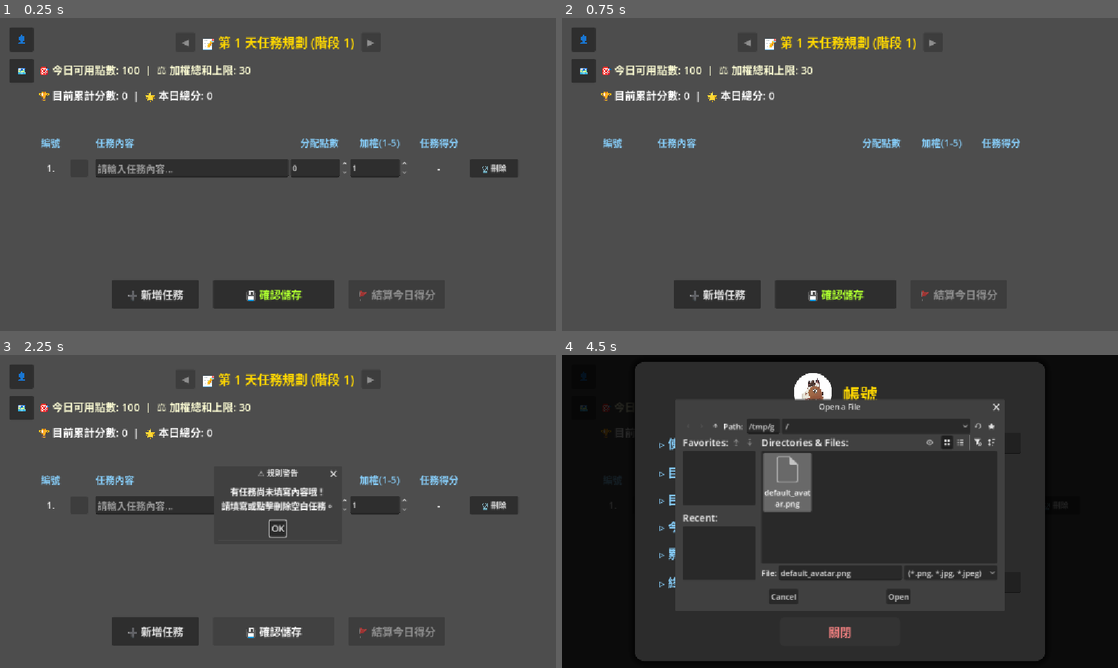
Above: before the commit, frames 1-4 (two rows, left to right).
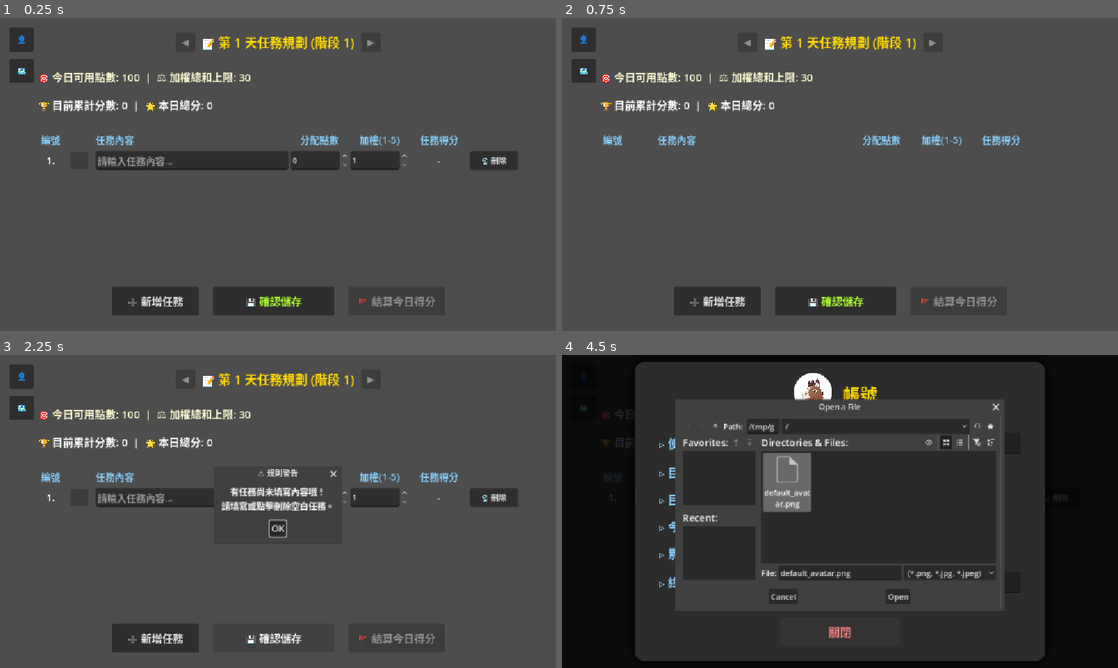
Above: after the commit, the same moments.

Repository: mirloss695/todo-monopoly
Game: Godot game, scene res://main.tscn
Two runs of this game, one before a commit and one after it. Both use one fixed random seed, a clock stepped at 60 frames per second and the inputs below.
Inputs (mouse positions are in pixels of both pictures, inside the frame that each line leads up to):
- Up to frame 1 (0.25 s): no input
- Up to frame 2 (0.75 s): click "🗑️ 刪除" at 0.5 s
- Up to frame 3 (2.25 s): click "➕ 新增任務" at 1.25 s; click "💾 確認儲存" at 2 s
- Up to frame 4 (4.5 s): click "OK" at 2.75 s; click "👤" at 3.5 s; click (812, 392) at 4.25 s

The runs differ from the first frame. In frame 1, 8.8% of the frame differs, in the area x 7-94%, y 15-95%; in frame 2, 5.7%; in frame 3, 6.7%; in frame 4, 0.5%.

Commit message:
版面調整
加入變數便於調整行距比例

Diff:
--- a/todol_list.gd
+++ b/todol_list.gd
@@ -21,7 +21,7 @@
 var prev_day_btn: Button
 var next_day_btn: Button
 var header_label: Label
-var limits_label: Label      # 【新增】專門顯示點數與加權限制的標籤
+var limits_label: Label
 var score_label: Label
 
 var scroll_vbox: VBoxContainer
@@ -43,6 +43,9 @@
 	add_task_row()
 
 func setup_ui():
+	var gap_title_to_middle = 15   # 1. 最上方「標題」與「中間兩列」的距離
+	var gap_middle_internal = 5    # 2. 中間兩列 (今日可用點數 vs 累計分數) 彼此的距離
+	var gap_middle_to_scroll = 20  # 3. 中間兩列 與 下方「任務滾動框(含欄位標題)」的距離
 	bg = ColorRect.new()
 	bg.color = Color("#2C2C2C")
 	add_child(bg)
@@ -58,7 +61,8 @@
 	margin.add_theme_constant_override("margin_bottom", 40)
 
 	var main_vbox = VBoxContainer.new()
-	main_vbox.add_theme_constant_override("separation", 20)
+	# 將基本間距稍微調小，主要依賴我們剛才設定的自訂變數來撐開空間
+	main_vbox.add_theme_constant_override("separation", 10)
 	margin.add_child(main_vbox)
 
 	# --- 第一列：主標題與切換按鈕 ---
@@ -89,22 +93,44 @@
 
 	main_vbox.add_child(header_hbox)
 
-	# --- 【新增】第二列：可用點數與加權上限 ---
+	# 【自訂間距 1】插入空白控制節點撐開空間
+	var spacer1 = Control.new()
+	spacer1.custom_minimum_size = Vector2(0, gap_title_to_middle)
+	main_vbox.add_child(spacer1)
+
+	# --- 第二列：可用點數與加權上限 ---
 	limits_label = Label.new()
 	limits_label.add_theme_font_size_override("font_size", 22)
 	limits_label.set("theme_override_colors/font_color", Color.LIGHT_GOLDENROD)
 	main_vbox.add_child(limits_label)
 
-	# --- 第三列：累計分數與今日總分 ---
+	# 【自訂間距 2】插入空白控制節點撐開空間
+	var spacer2 = Control.new()
+	spacer2.custom_minimum_size = Vector2(0, gap_middle_internal)
+	main_vbox.add_child(spacer2)
+
+	# --- 第三列：累計分數與警告 ---
+	var score_status_hbox = HBoxContainer.new()
+	score_status_hbox.alignment = BoxContainer.ALIGNMENT_BEGIN # 已修復！
+	score_status_hbox.add_theme_constant_override("separation", 30)
+	main_vbox.add_child(score_status_hbox)
+
 	score_label = Label.new()
 	score_label.add_theme_font_size_override("font_size", 22)
-	main_vbox.add_child(score_label)
+	score_status_hbox.add_child(score_label)
 
 	board_status_label = Label.new()
 	board_status_label.set("theme_override_colors/font_color", Color.LIGHT_CORAL)
 	board_status_label.add_theme_font_size_override("font_size", 18)
-	main_vbox.add_child(board_status_label)
-
+	board_status_label.vertical_alignment = VERTICAL_ALIGNMENT_CENTER
+	score_status_hbox.add_child(board_status_label)
+
+	# 【自訂間距 3】插入空白控制節點撐開空間
+	var spacer3 = Control.new()
+	spacer3.custom_minimum_size = Vector2(0, gap_middle_to_scroll)
+	main_vbox.add_child(spacer3)
+
+	# --- 第四列：滾動框標題列 ---
 	var title_hbox = HBoxContainer.new()
 	var titles = ["編號", "", "任務內容", "分配點數", "加權(1-5)", "任務得分", ""]
 	var widths = [50, 60, 400, 120, 120, 120, 100]
@@ -121,7 +147,7 @@
 
 	var scroll = ScrollContainer.new()
 	scroll.size_flags_vertical = SIZE_EXPAND_FILL
-	scroll.custom_minimum_size = Vector2(0, 200)
+	scroll.custom_minimum_size = Vector2(0, 250)
 	scroll_vbox = VBoxContainer.new()
 	scroll_vbox.size_flags_horizontal = SIZE_EXPAND_FILL
 	scroll_vbox.size_flags_vertical = SIZE_EXPAND_FILL
@@ -165,9 +191,9 @@
 	finish_btn.pressed.connect(_on_finish_pressed)
 	btn_hbox.add_child(finish_btn)
 
-	var spacer = Control.new()
-	spacer.custom_minimum_size = Vector2(0, 10)
-	main_vbox.add_child(spacer)
+	var spacer_bottom = Control.new()
+	spacer_bottom.custom_minimum_size = Vector2(0, 10)
+	main_vbox.add_child(spacer_bottom)
 	main_vbox.add_child(btn_hbox)
 
 	warning_dialog = AcceptDialog.new()
@@ -184,7 +210,6 @@
 # 時光機與歷史紀錄系統
 # ==========================================
 func update_day_navigation():
-	# 【修改】更新拆分後的標題文字
 	header_label.text = "📝 第 %d 天任務規劃 (階段 %d)" % [current_view_day, current_stage]
 	limits_label.text = "🎯 今日可用點數: %d  |  ⚖️ 加權總和上限: %d" % [daily_points_limit, weight_limit]
 
@@ -255,14 +280,14 @@
 		pts_edit.custom_minimum_size = Vector2(widths[3], 0)
 		pts_edit.text = str(task["points"])
 		pts_edit.editable = false
-		pts_edit.alignment = HORIZONTAL_ALIGNMENT_CENTER # 已修復
+		pts_edit.alignment = HORIZONTAL_ALIGNMENT_CENTER
 		row.add_child(pts_edit)
 
 		var wt_edit = LineEdit.new()
 		wt_edit.custom_minimum_size = Vector2(widths[4], 0)
 		wt_edit.text = str(task["weight"])
 		wt_edit.editable = false
-		wt_edit.alignment = HORIZONTAL_ALIGNMENT_CENTER # 已修復
+		wt_edit.alignment = HORIZONTAL_ALIGNMENT_CENTER
 		row.add_child(wt_edit)
 
 		var sc_lbl = Label.new()
